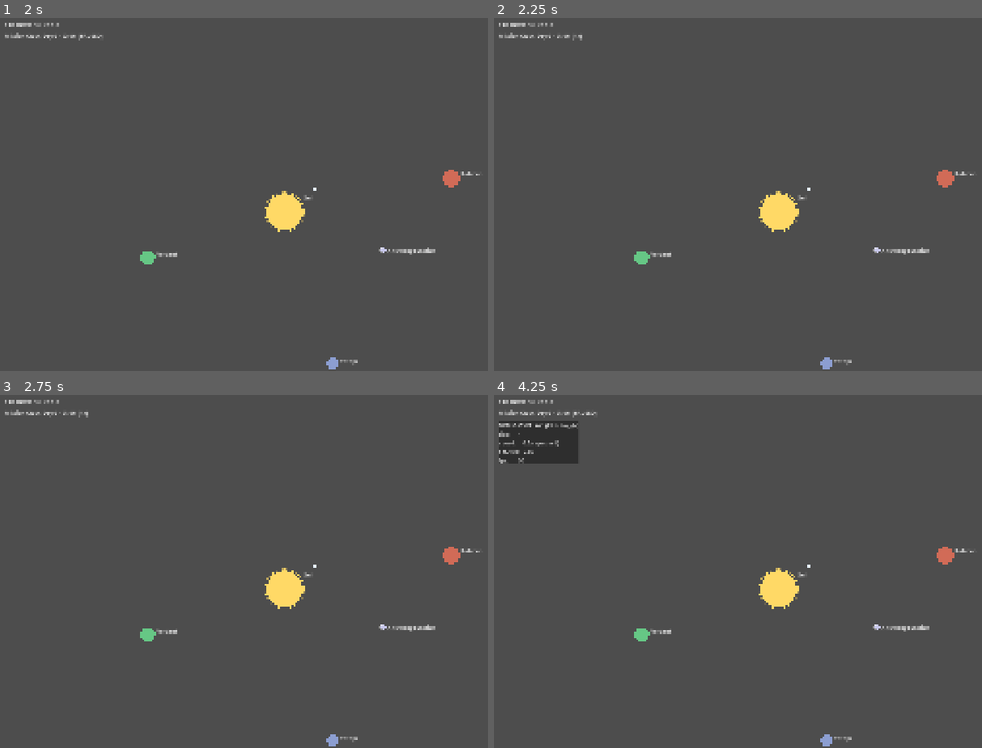
Above: before the commit, frames 1-4 (two rows, left to right).
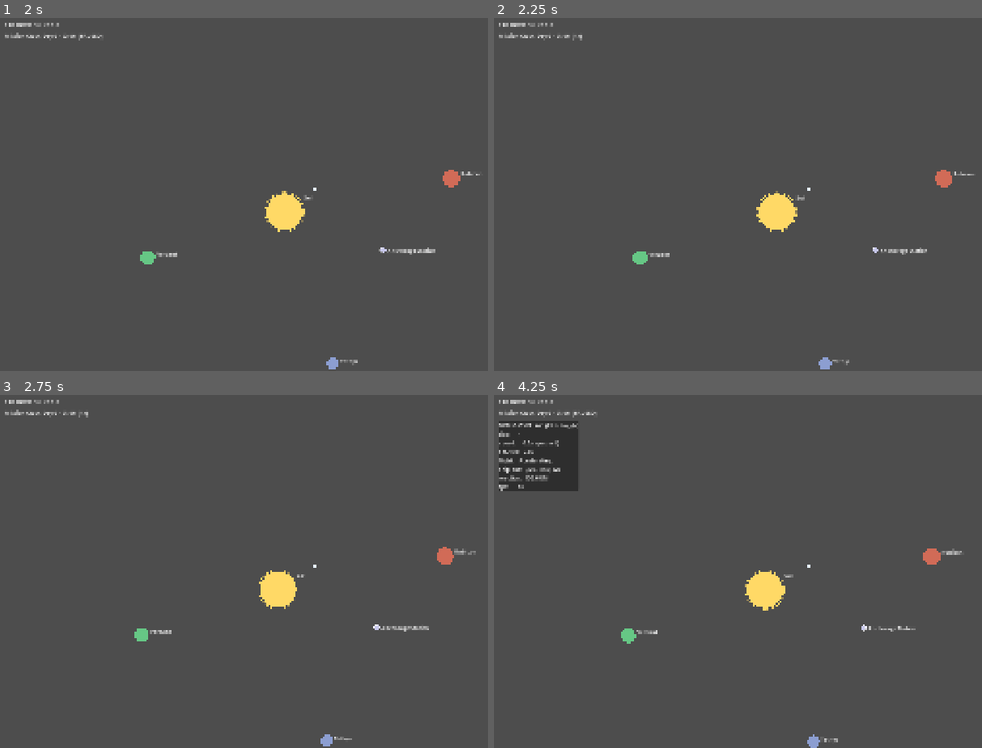
Above: after the commit, the same moments.

Repository: AndrewDrinkwater/farhorizon
Game: Godot game, scene res://src/ui/shell/main.tscn
Same seed, same stepped clock (60 frames per second), same inputs: the game is played once before the commit and once after it.
Inputs (mouse positions are in pixels of both pictures, inside the frame that each line leads up to):
- Up to frame 1 (2 s): tap Enter at 0.5 s; move the mouse to (458, 169) at 0.52 s; hold ] (sim_speed_up) 0.53-1.25 s; hold Shift 0.53-1.25 s; click (458, 169) at 0.67 s; tap Space (sim_pause) at 1.25 s; drag from (185, 208) to (283, 261) at 1.27 s
- Up to frame 2 (2.25 s): tap Enter at 2 s; move the mouse to (874, 109) at 2.02 s; hold ] (sim_speed_up) from 2.03 s (still down); tap Ctrl at 2.1 s; click (874, 109) at 2.17 s
- Up to frame 3 (2.75 s): keep holding ] (sim_speed_up)
- Up to frame 4 (4.25 s): release ] (sim_speed_up) at 2.75 s; drag from (777, 638) to (616, 511) at 2.77 s; move the mouse to (outside the picture) at 3.52 s; hold [ (sim_speed_down) from 3.53 s (still down); tap Alt at 3.6 s; click (outside the picture) at 3.67 s; tap F3 (toggle_debug) at 4.15 s

Frame 1 is identical in both runs. In frame 2, 0.4% of the frame differs, in the area x 28-98%, y 43-100%; in frame 3, 0.8%; in frame 4, 2.7%, in the area x 0-99%, y 17-100%.

Commit message:
Render flight: interpolated ShipView + temp click-to-fly + debug (step 6)
ShipView lerps between ticks via SimClock.get_tick_fraction (ADR 0004).
SystemView gets a TEMPORARY click-to-plot+engage (replaced by Helm Nav Plot in
step 8). main hosts the FlightController; debug overlay shows flight state, ship
position, reaction mass; order-reject reasons added as tr() keys.

Co-Authored-By: Claude Opus 4.8 (1M context) <noreply@anthropic.com>

Diff:
--- a/localization/strings.csv
+++ b/localization/strings.csv
@@ -33,3 +33,7 @@
 VOICE_SHIP_COURSE_LAID_IN,Course laid in. Engaging.
 VOICE_SHIP_ALL_STOP,Answering all stop.
 VOICE_SHIP_BELAYED,Order belayed.
+ORDER_REJECT_TARGET_UNKNOWN,Unable — unknown target.
+ORDER_REJECT_NO_COURSE,Unable — no course laid in.
+ORDER_REJECT_BURN_INVALID,Unable — invalid burn intensity.
+ORDER_REJECT_UNKNOWN,Unable — unknown order.
--- a/src/ui/components/debug_overlay.gd
+++ b/src/ui/components/debug_overlay.gd
@@ -1,12 +1,14 @@
 extends CanvasLayer
 ## Toggleable live debug overlay (ADR 0012), bound to the `toggle_debug` action.
-## Shows sim internals — tick, speed, FPS — for tuning the time-driven sim.
+## Shows sim + flight internals for tuning the time-driven sim.
 ##
 ## Reads state only; it never mutates (ADR 0012). Off by default and not part of
 ## the release UI. Debug text is exempt from localisation (ADR 0010), so these
-## strings are deliberately plain literals.
+## strings are deliberately plain literals — except the flight-state name, which
+## reuses the player-facing tr() label so it reads the same as the HUD.
 
 var _label: Label
+var _flight_state: int = FlightCore.State.IDLE
 
 
 func _ready() -> void:
@@ -17,6 +19,11 @@
 	_label = Label.new()
 	panel.add_child(_label)
 	add_child(panel)
+	EventBus.flight_state_changed.connect(_on_flight_state_changed)
+
+
+func _on_flight_state_changed(state: int) -> void:
+	_flight_state = state
 
 
 func _unhandled_input(event: InputEvent) -> void:
@@ -27,10 +34,14 @@
 func _process(_delta: float) -> void:
 	if not visible:
 		return
+	var pos := GameState.ship.position
 	_label.text = "\n".join([
 		"DEBUG OVERLAY  (F1 to toggle)",
 		"tick:      %d" % SimClock.get_tick(),
 		"speed:     %.1fx%s" % [SimClock.get_speed(), "  (paused)" if SimClock.is_paused() else ""],
 		"sec/tick:  %.2f" % SimClock.SECONDS_PER_TICK,
+		"flight:    %s" % tr(FlightCore.state_key(_flight_state)),
+		"ship pos:  (%.0f, %.0f) wu" % [pos.x, pos.y],
+		"reaction:  %.1f RM" % GameState.ship.reaction_mass,
 		"fps:       %d" % Engine.get_frames_per_second(),
 	])
--- a/src/ui/shell/main.gd
+++ b/src/ui/shell/main.gd
@@ -15,6 +15,7 @@
 
 func _ready() -> void:
 	_bootstrap_system()
+	add_child(FlightController.new())  # system side of flight; talks via EventBus
 	_build_world()
 	_build_hud()
 	add_child(DebugOverlay.new())
--- a/src/world/ship_view.gd
+++ b/src/world/ship_view.gd
@@ -1,16 +1,37 @@
 class_name ShipView
 extends Node2D
 ## The ship marker — a triangle at the ship's world position, pointed along its
-## heading. Reads GameState.ship each frame (ADR 0002 binding); it never mutates.
-## Step 4 places it statically; once FlightController lands (step 6) it moves
-## with the ship, and rendering will interpolate between ticks (ADR 0004).
+## heading. Reads GameState.ship (ADR 0002 binding); it never mutates.
+##
+## The authoritative position updates once per SimClock tick (FlightController);
+## this view interpolates between ticks for smooth motion (ADR 0004). Logic never
+## reads the interpolated value — only the rendered transform uses it.
 
 const SIZE: float = 28.0
 const TINT: Color = Color(0.9, 0.95, 1.0)
 
+## Render interpolation endpoints: where we were at the last tick, and the latest
+## authoritative position (re-read each frame so handler ordering can't matter).
+var _from: Vector2
+var _to: Vector2
+
+
+func _ready() -> void:
+	_to = GameState.ship.position
+	_from = _to
+	position = _to
+	EventBus.sim_tick.connect(_on_sim_tick)
+
+
+func _on_sim_tick(_tick: int) -> void:
+	# A tick advanced the authoritative position; interpolate from wherever we
+	# are now toward the new value over the coming tick interval.
+	_from = position
+
 
 func _process(_delta: float) -> void:
-	position = GameState.ship.position
+	_to = GameState.ship.position
+	position = _from.lerp(_to, clampf(SimClock.get_tick_fraction(), 0.0, 1.0))
 	rotation = GameState.ship.heading
 
 
--- a/src/world/system_view.gd
+++ b/src/world/system_view.gd
@@ -13,9 +13,11 @@
 
 var _ship_view: ShipView
 var _camera: Camera2D
+var _system: SystemData
 
 
 func build(system: SystemData) -> void:
+	_system = system
 	scale = Vector2(PIXELS_PER_WU, PIXELS_PER_WU)
 
 	for body: BodyData in system.bodies:
@@ -32,3 +34,27 @@
 	_camera.ignore_rotation = true  # follow position, not heading — view stays upright
 	_ship_view.add_child(_camera)
 	_camera.make_current()
+
+
+## TEMPORARY (step 6): click a body to plot + engage a Standard course, so the
+## ship visibly flies before the Helm Nav Plot exists. Replaced by the proper
+## compose → preview → confirm flow in step 8 (docs/consoles/helm.md).
+func _unhandled_input(event: InputEvent) -> void:
+	if _system == null:
+		return
+	if event is InputEventMouseButton and event.pressed and event.button_index == MOUSE_BUTTON_LEFT:
+		var world := get_global_mouse_position()
+		var target := _body_at(world)
+		if target != null:
+			EventBus.order_issued.emit({
+				"type": "set_course", "target_id": target.id, "burn": FlightMath.Burn.STANDARD,
+			})
+			EventBus.order_issued.emit({"type": "engage"})
+
+
+func _body_at(world_pos: Vector2) -> BodyData:
+	for body: BodyData in _system.bodies:
+		# Generous pick radius so small bodies are easy to click.
+		if world_pos.distance_to(body.position) <= maxf(body.radius, 30.0) + 40.0:
+			return body
+	return null
